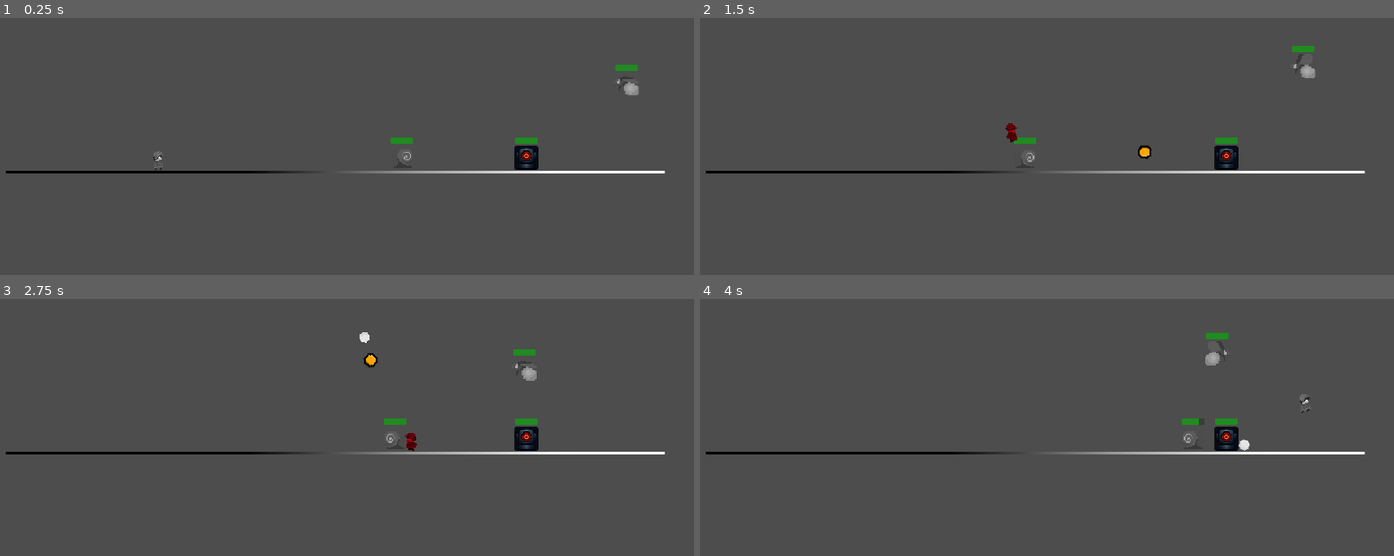
Above: before the commit, frames 1-4 (two rows, left to right).
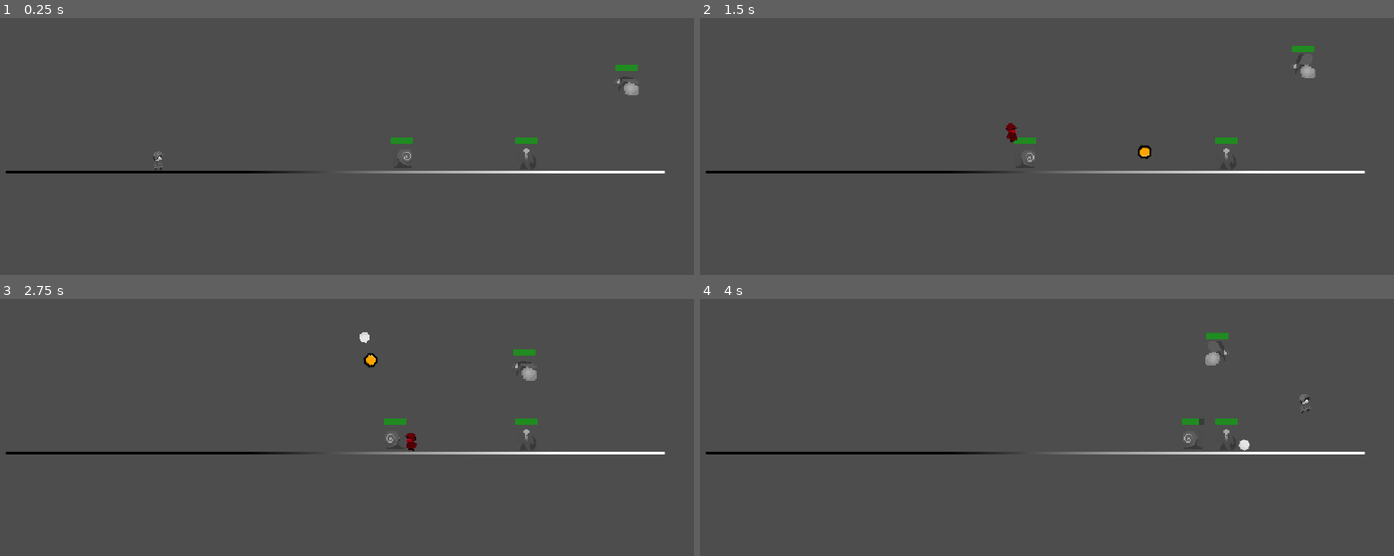
Above: after the commit, the same moments.

Repository: HimeWoo/untitled-paint-game
Game: Godot game, scene res://scenes/enemy_test.tscn
Same seed, same stepped clock (60 frames per second), same inputs: the game is played once before the commit and once after it. This scene is started directly instead of the project's main scene. Sound files missing from this copy of the repository are replaced by a short silence.
Inputs (mouse positions are in pixels of both pictures, inside the frame that each line leads up to):
- Up to frame 1 (0.25 s): no input
- Up to frame 2 (1.5 s): tap Enter (queue_confirm) at 0.5 s; move the mouse to (1192, 53) at 0.52 s; hold D (move_right) from 0.53 s (still down); tap K (dash) at 0.6 s; click (1192, 53) at 0.67 s; tap Space (jump) at 0.77 s; move the mouse to (887, 95) at 1.27 s; tap S (look_down) at 1.35 s
- Up to frame 3 (2.75 s): tap Space (jump) at 1.52 s; move the mouse to (outside the picture) at 2.02 s; release D (move_right) at 2.03 s; hold A (move_left) from 2.03 s (still down); hold W (look_up) from 2.03 s (still down)
- Up to frame 4 (4 s): move the mouse to (998, 435) at 2.77 s; release A (move_left) at 2.78 s; release W (look_up) at 2.78 s; hold D (move_right) from 2.78 s (still down); tap J (melee_attack) at 2.85 s; click (998, 435) at 2.92 s; tap Space (jump) at 3.02, 3.77 s; move the mouse to (1248, 414) at 3.52 s; tap O (queue_blue) at 3.6 s

The runs differ from the first frame. In frame 1, 0.3% of the frame differs, in the area x 74-78%, y 49-60%; in frame 2, 0.3%; in frame 3, 0.3%; in frame 4, 0.3%.

Commit message:
Update TurretEnemy.tscn

Diff:
--- a/untitled-paint-game/scenes/TurretEnemy.tscn
+++ b/untitled-paint-game/scenes/TurretEnemy.tscn
@@ -3,7 +3,7 @@
 [ext_resource type="Script" uid="uid://e7xagyljh0qf" path="res://scripts/enemy.gd" id="1_nfe6d"]
 [ext_resource type="Resource" uid="uid://ly103fl3ctd3" path="res://data/TurretEnemy.tres" id="2_nfe6d"]
 [ext_resource type="PackedScene" uid="uid://d8m4hk2gtbvk" path="res://scenes/EnemyProjectile2.tscn" id="3_nfe6d"]
-[ext_resource type="Texture2D" uid="uid://cvo46mwsuck7c" path="res://assets/turret_enemy.png" id="4_6oka5"]
+[ext_resource type="Texture2D" uid="uid://dqx4jloe0gx7g" path="res://assets/charas/enemies/turret-def.png" id="4_o86rb"]
 [ext_resource type="AudioStream" uid="uid://c4nx14576yc0v" path="res://assets/music/enemy_damage.mp3" id="5_o86rb"]
 [ext_resource type="AudioStream" uid="uid://brlgp5tp8khn7" path="res://assets/music/enemy_death.mp3" id="6_i3hwf"]
 
@@ -24,7 +24,9 @@
 projectile_scene = ExtResource("3_nfe6d")
 
 [node name="Sprite2D" type="Sprite2D" parent="."]
-texture = ExtResource("4_6oka5")
+position = Vector2(5.722046e-06, 5.722046e-06)
+scale = Vector2(7.4999995, 7.4999995)
+texture = ExtResource("4_o86rb")
 
 [node name="CollisionShape2D" type="CollisionShape2D" parent="."]
 position = Vector2(6.1094725e-06, 2.9802317e-07)
